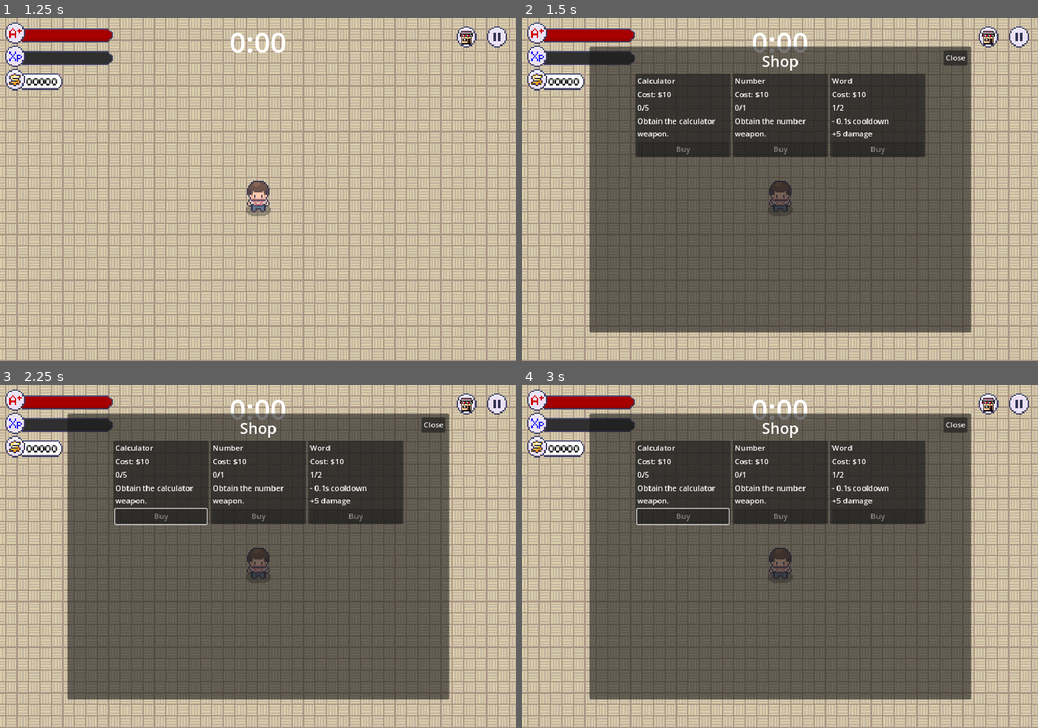
Above: before the commit, frames 1-4 (two rows, left to right).
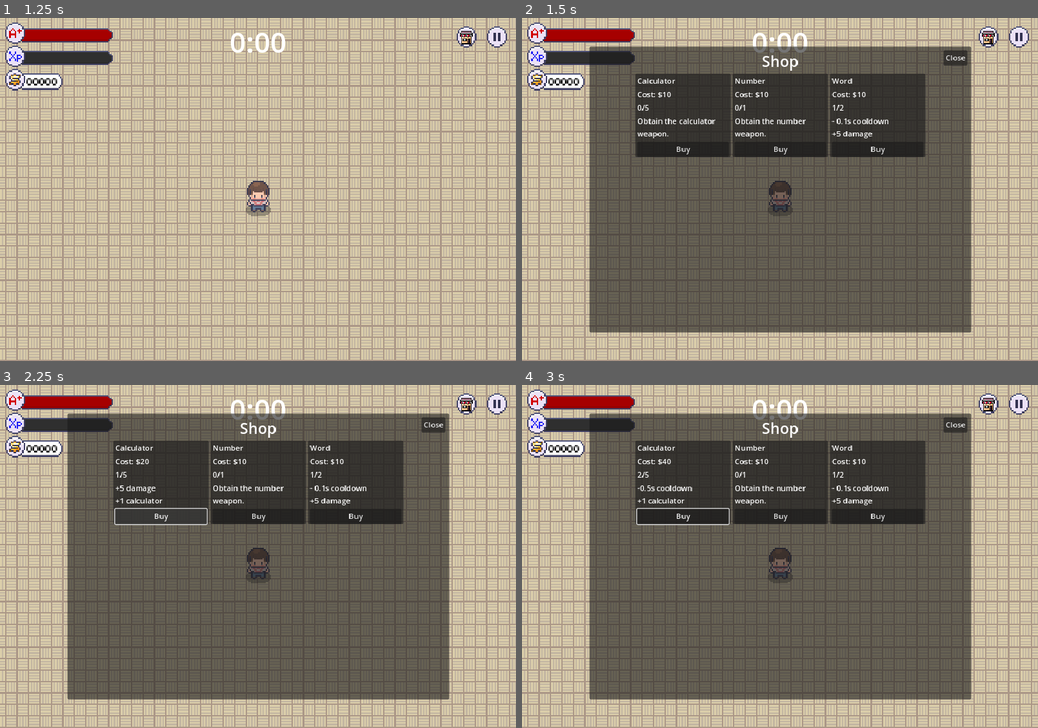
Above: after the commit, the same moments.

Repository: LimZiJia/SurviveTheSemester
Game: Godot game, scene res://scenes/ui/start_screen.tscn
Two runs of this game, one before a commit and one after it. Both use one fixed random seed, a clock stepped at 60 frames per second and the inputs below.
Inputs (mouse positions are in pixels of both pictures, inside the frame that each line leads up to):
- Up to frame 1 (1.25 s): click "Start" at 0.5 s
- Up to frame 2 (1.5 s): click (986, 38) at 1.25 s
- Up to frame 3 (2.25 s): click (159, 515) at 2 s, where only the run after the commit has a clickable "Buy"
- Up to frame 4 (3 s): tap Enter at 2.75 s; move the mouse to (893, 539) at 2.77 s; hold D (move_right) from 2.78 s (still down); tap Space (attack) at 2.85 s; click (893, 539) at 2.92 s

Frame 1 is identical in both runs. In frame 2, less than 0.1% of the frame differs, in the area x 30-71%, y 37-40%; in frame 3, 0.3%; in frame 4, 0.3%, in the area x 22-71%, y 21-40%.

Commit message:
Renamed WeaponUpgrades class to WeaponUpgradeData

Diff:
--- a/resources/weapon_upgrades/calculator/calculator_weapon_upgrade_4.tres
+++ b/resources/weapon_upgrades/calculator/calculator_weapon_upgrade_4.tres
@@ -18,6 +18,6 @@
 weapon_name = &"Calculator"
 description = "-0.5s cooldown
 +1 calculator"
-level = 3
+level = 4
 cost = 40
 weapon_stat = SubResource("Resource_m2px5")
--- a/resources/weapon_upgrades/calculator/calculator_weapon_upgrades.tres
+++ b/resources/weapon_upgrades/calculator/calculator_weapon_upgrade_data.tres
@@ -1,6 +1,6 @@
-[gd_resource type="Resource" script_class="WeaponUpgrades" load_steps=8 format=3 uid="uid://b3rbq4drt5mct"]
+[gd_resource type="Resource" script_class="WeaponUpgradesData" load_steps=8 format=3 uid="uid://dk8p5sdy7rf2l"]
 
-[ext_resource type="Script" path="res://resources/weapon_upgrades/weapon_upgrades.gd" id="1_75vw5"]
+[ext_resource type="Script" path="res://resources/weapon_upgrades/weapon_upgrade_data.gd" id="1_75vw5"]
 [ext_resource type="PackedScene" uid="uid://donr501vi4ljc" path="res://scenes/weapons/calculator/calculator_weapon_controller.tscn" id="2_tr0mp"]
 [ext_resource type="Resource" uid="uid://gfr4no3ttc2j" path="res://resources/weapon_upgrades/calculator/calculator_weapon_upgrade_1.tres" id="3_54o5r"]
 [ext_resource type="Resource" uid="uid://dsdbk1631iaop" path="res://resources/weapon_upgrades/calculator/calculator_weapon_upgrade_2.tres" id="4_w0365"]
@@ -10,6 +10,6 @@
 
 [resource]
 script = ExtResource("1_75vw5")
-weapon_name = "Calculator"
+weapon_name = &"Calculator"
 upgrades = Array[Resource("res://resources/weapon_upgrades/weapon_upgrade.gd")]([ExtResource("3_54o5r"), ExtResource("4_w0365"), ExtResource("5_bpmep"), ExtResource("5_c81st"), ExtResource("6_tkma7")])
 weapon_scene = ExtResource("2_tr0mp")
--- /dev/null
+++ b/resources/weapon_upgrades/number/number_weapon_upgrade_data.tres
@@ -0,0 +1,11 @@
+[gd_resource type="Resource" script_class="WeaponUpgradesData" load_steps=4 format=3 uid="uid://bspuoy6v5dah4"]
+
+[ext_resource type="Script" path="res://resources/weapon_upgrades/weapon_upgrade_data.gd" id="1_e5frd"]
+[ext_resource type="Resource" uid="uid://cmupm1bamkuu5" path="res://resources/weapon_upgrades/number/number_weapon_upgrade_1.tres" id="2_k822p"]
+[ext_resource type="PackedScene" uid="uid://0iaeiosmxoh5" path="res://scenes/weapons/number/number_weapon_controller.tscn" id="3_re4jj"]
+
+[resource]
+script = ExtResource("1_e5frd")
+weapon_name = &"Number"
+upgrades = Array[Resource("res://resources/weapon_upgrades/weapon_upgrade.gd")]([ExtResource("2_k822p")])
+weapon_scene = ExtResource("3_re4jj")
--- a/resources/weapon_upgrades/number/number_weapon_upgrades.tres
+++ /dev/null
@@ -1,11 +0,0 @@
-[gd_resource type="Resource" script_class="WeaponUpgrades" load_steps=4 format=3 uid="uid://blg7ikv6jovee"]
-
-[ext_resource type="Script" path="res://resources/weapon_upgrades/weapon_upgrades.gd" id="1_e5frd"]
-[ext_resource type="Resource" uid="uid://cmupm1bamkuu5" path="res://resources/weapon_upgrades/number/number_weapon_upgrade_1.tres" id="2_k822p"]
-[ext_resource type="PackedScene" uid="uid://donr501vi4ljc" path="res://scenes/weapons/calculator/calculator_weapon_controller.tscn" id="5_vx4eu"]
-
-[resource]
-script = ExtResource("1_e5frd")
-weapon_name = &"Number"
-upgrades = Array[Resource("res://resources/weapon_upgrades/weapon_upgrade.gd")]([ExtResource("2_k822p")])
-weapon_scene = ExtResource("5_vx4eu")
--- a/resources/weapon_upgrades/weapon_upgrades.gd
+++ b/resources/weapon_upgrades/weapon_upgrade_data.gd
@@ -1,4 +1,4 @@
-class_name WeaponUpgrades
+class_name WeaponUpgradesData
 extends Resource
 
 # The name of the given weapon the upgrades are being defined for
--- a/resources/weapon_upgrades/word/word_weapon_upgrade_2.tres
+++ b/resources/weapon_upgrades/word/word_weapon_upgrade_2.tres
@@ -16,6 +16,6 @@
 weapon_name = &"Word"
 description = "- 0.1s cooldown
 +5 damage"
-level = 1
+level = 2
 cost = 10
 weapon_stat = SubResource("Resource_m18qi")
--- a/resources/weapon_upgrades/word/word_weapon_upgrades.tres
+++ b/resources/weapon_upgrades/word/word_weapon_upgrade_data.tres
@@ -1,6 +1,6 @@
-[gd_resource type="Resource" script_class="WeaponUpgrades" load_steps=5 format=3 uid="uid://bsfjjxi0jvwtj"]
+[gd_resource type="Resource" script_class="WeaponUpgradesData" load_steps=5 format=3]
 
-[ext_resource type="Script" path="res://resources/weapon_upgrades/weapon_upgrades.gd" id="1_aexae"]
+[ext_resource type="Script" path="res://resources/weapon_upgrades/weapon_upgrade_data.gd" id="1_aexae"]
 [ext_resource type="PackedScene" uid="uid://bgwhgewn87l0s" path="res://scenes/weapons/word/word_weapon_controller.tscn" id="2_5pldk"]
 [ext_resource type="Resource" uid="uid://b3cjttikobny" path="res://resources/weapon_upgrades/word/word_weapon_upgrade_1.tres" id="3_rhvhm"]
 [ext_resource type="Resource" uid="uid://cyuqca2i8xuom" path="res://resources/weapon_upgrades/word/word_weapon_upgrade_2.tres" id="3_sylwv"]
--- a/scenes/autoload/game_events.gd
+++ b/scenes/autoload/game_events.gd
@@ -6,7 +6,7 @@
 signal health_damaged(current_health: float, max_health: float)
 signal health_healed(current_health: float, max_health: float)
 signal buff_added(buff: Buff, current_buffs: Dictionary)
-signal weapon_added(weapon: WeaponUpgrades)
+signal weapon_added(weapon: WeaponUpgradesData)
 signal weapon_upgrade_added(weapon_upgrade: WeaponUpgrade)
 
 func emit_experience_collected(amount: int) -> void:
@@ -33,7 +33,7 @@
 	buff_added.emit(buff, current_buffs)
 
 
-func emit_weapon_added(weapon: WeaponUpgrades) -> void:
+func emit_weapon_added(weapon: WeaponUpgradesData) -> void:
 	weapon_added.emit(weapon)
 
 
--- a/scenes/game_object/player/weapon_manager.gd
+++ b/scenes/game_object/player/weapon_manager.gd
@@ -5,7 +5,7 @@
 	GameEvents.weapon_added.connect(on_weapon_added)
 
 
-func on_weapon_added(weapon: WeaponUpgrades) -> void:
+func on_weapon_added(weapon: WeaponUpgradesData) -> void:
 	var weapon_scene := weapon.weapon_scene as PackedScene
 	var weapon_controller_instance := weapon_scene.instantiate() as Node
 	add_child(weapon_controller_instance)
--- a/scenes/manager/upgrade_manager.gd
+++ b/scenes/manager/upgrade_manager.gd
@@ -1,7 +1,7 @@
 extends Node
 
 # Dictionary of keys type StringName representing the weapon name,
-# and values type WeaponUpgrades representing the weapon upgrades.
+# and values type WeaponUpgradesData representing the weapon upgrades.
 @export var upgrade_pool: Dictionary
 @export var shop_button: TextureButton
 @export var shop_scene: PackedScene
@@ -17,6 +17,7 @@
 
 
 func on_shop_button_pressed() -> void:
+	GameEvents.emit_money_collected(10000)
 	var shop_instance = shop_scene.instantiate()
 	get_parent().add_child(shop_instance)
 	shop_instance.set_upgrades(upgrade_pool, current_upgrades)
@@ -43,7 +44,7 @@
 	GameEvents.emit_money_spent(weapon_upgrade.cost)
 
 	if weapon_upgrade.level == 1:
-		var weapon_upgrades := upgrade_pool[weapon_upgrade.weapon_name] as WeaponUpgrades
-		GameEvents.emit_weapon_added(weapon_upgrades)
+		var weapon_upgrades_data := upgrade_pool[weapon_upgrade.weapon_name] as WeaponUpgradesData
+		GameEvents.emit_weapon_added(weapon_upgrades_data)
 
 	GameEvents.emit_weapon_upgrade_added(weapon_upgrade)
--- a/scenes/manager/upgrade_manager.tscn
+++ b/scenes/manager/upgrade_manager.tscn
@@ -1,10 +1,10 @@
-[gd_scene load_steps=6 format=3 uid="uid://dwyma7mb01o0"]
+[gd_scene load_steps=6 format=3 uid="uid://du2ktn8bc1io3"]
 
 [ext_resource type="Script" path="res://scenes/manager/upgrade_manager.gd" id="1_ftk8e"]
-[ext_resource type="Resource" uid="uid://bsfjjxi0jvwtj" path="res://resources/weapon_upgrades/word/word_weapon_upgrades.tres" id="2_x06s2"]
+[ext_resource type="Resource" path="res://resources/weapon_upgrades/word/word_weapon_upgrade_data.tres" id="2_x06s2"]
 [ext_resource type="PackedScene" uid="uid://ocl5j5ch8y0d" path="res://scenes/ui/shop_screen.tscn" id="3_7u1xt"]
-[ext_resource type="Resource" uid="uid://b3rbq4drt5mct" path="res://resources/weapon_upgrades/calculator/calculator_weapon_upgrades.tres" id="3_wifbp"]
-[ext_resource type="Resource" uid="uid://blg7ikv6jovee" path="res://resources/weapon_upgrades/number/number_weapon_upgrades.tres" id="4_6d5c5"]
+[ext_resource type="Resource" uid="uid://dk8p5sdy7rf2l" path="res://resources/weapon_upgrades/calculator/calculator_weapon_upgrade_data.tres" id="3_wifbp"]
+[ext_resource type="Resource" uid="uid://bspuoy6v5dah4" path="res://resources/weapon_upgrades/number/number_weapon_upgrade_data.tres" id="4_6d5c5"]
 
 [node name="UpgradeManager" type="Node"]
 script = ExtResource("1_ftk8e")
--- a/scenes/ui/shop_screen.gd
+++ b/scenes/ui/shop_screen.gd
@@ -24,8 +24,8 @@
 
 
 func set_upgrades(upgrade_pool: Dictionary, current_upgrades: Dictionary) -> void:
-	for weapon_upgrades in upgrade_pool.values():
+	for weapon_upgrades_data in upgrade_pool.values():
 		var weapon_upgrade_card_instance = weapon_upgrade_card_scene.instantiate()
 		weapon_upgrade_container.add_child(weapon_upgrade_card_instance)
-		weapon_upgrade_card_instance.set_upgrade(weapon_upgrades, current_upgrades)
+		weapon_upgrade_card_instance.set_upgrade(weapon_upgrades_data, current_upgrades)
 		weapon_upgrade_card_instance.selected.connect(on_upgrade_selected)
--- a/scenes/ui/weapon_upgrade_card.gd
+++ b/scenes/ui/weapon_upgrade_card.gd
@@ -2,7 +2,7 @@
 
 signal selected(weapon_upgrade: WeaponUpgrade)
 
-var weapon_upgrades: WeaponUpgrades
+var weapon_upgrades_data: WeaponUpgradesData
 var cur_level: int = 0
 
 @onready var name_label := %NameLabel as Label
@@ -20,7 +20,7 @@
 func on_buy_button_pressed() -> void:
 	# Attempt to prevent button spamming issues
 	buy_button.disabled = true
-	var next_upgrade := weapon_upgrades.upgrades[cur_level] as WeaponUpgrade
+	var next_upgrade := weapon_upgrades_data.upgrades[cur_level] as WeaponUpgrade
 	cur_level += 1
 	selected.emit(next_upgrade)
 
@@ -29,20 +29,20 @@
 	update_card()
 
 
-func set_upgrade(upgrades: WeaponUpgrades, current_upgrades: Dictionary) -> void:
-	weapon_upgrades = upgrades
-	var has_upgrade = current_upgrades.has(weapon_upgrades.weapon_name)
+func set_upgrade(upgrades: WeaponUpgradesData, current_upgrades: Dictionary) -> void:
+	weapon_upgrades_data = upgrades
+	var has_upgrade = current_upgrades.has(weapon_upgrades_data.weapon_name)
 	if has_upgrade:
-		cur_level = current_upgrades[weapon_upgrades.weapon_name]["level"]
+		cur_level = current_upgrades[weapon_upgrades_data.weapon_name]["level"]
 
-	name_label.text = weapon_upgrades.weapon_name
+	name_label.text = weapon_upgrades_data.weapon_name
 	update_card()
 
 
 func update_card() -> void:
 	# If an upgrade exists
-	if cur_level < weapon_upgrades.upgrades.size():
-		var next_upgrade := weapon_upgrades.upgrades[cur_level] as WeaponUpgrade
+	if cur_level < weapon_upgrades_data.upgrades.size():
+		var next_upgrade := weapon_upgrades_data.upgrades[cur_level] as WeaponUpgrade
 		description_label.text = next_upgrade.description
 		cost_label.text = "Cost: $%d" % next_upgrade.cost
 		buy_button.disabled = not MoneyManager.has_money(next_upgrade.cost)
@@ -51,4 +51,4 @@
 		cost_label.text = "Cost: NIL"
 		buy_button.disabled = true
 
-	quantity_label.text = "%d/%d" % [cur_level, weapon_upgrades.upgrades.size()]
+	quantity_label.text = "%d/%d" % [cur_level, weapon_upgrades_data.upgrades.size()]
